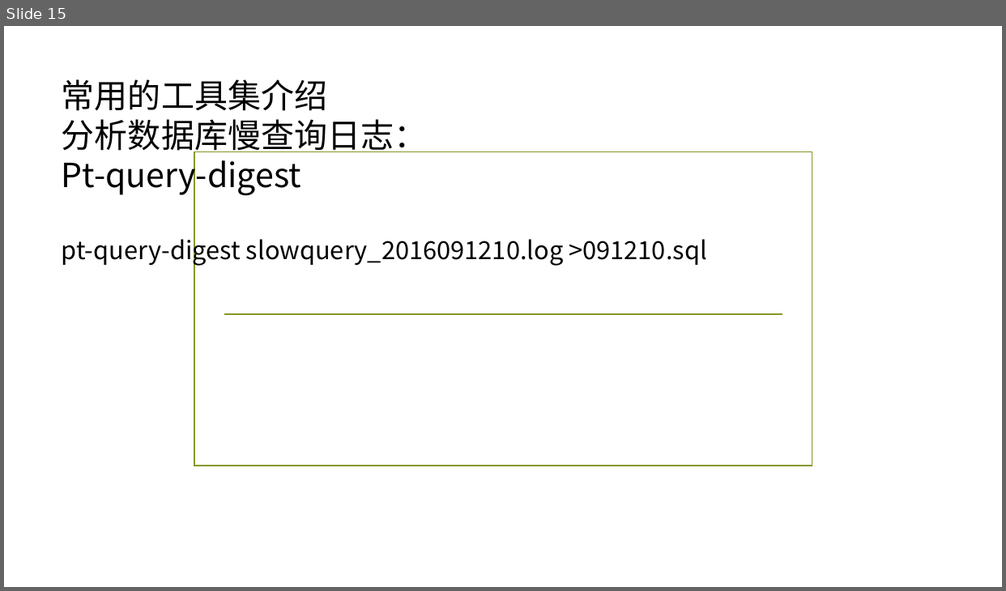
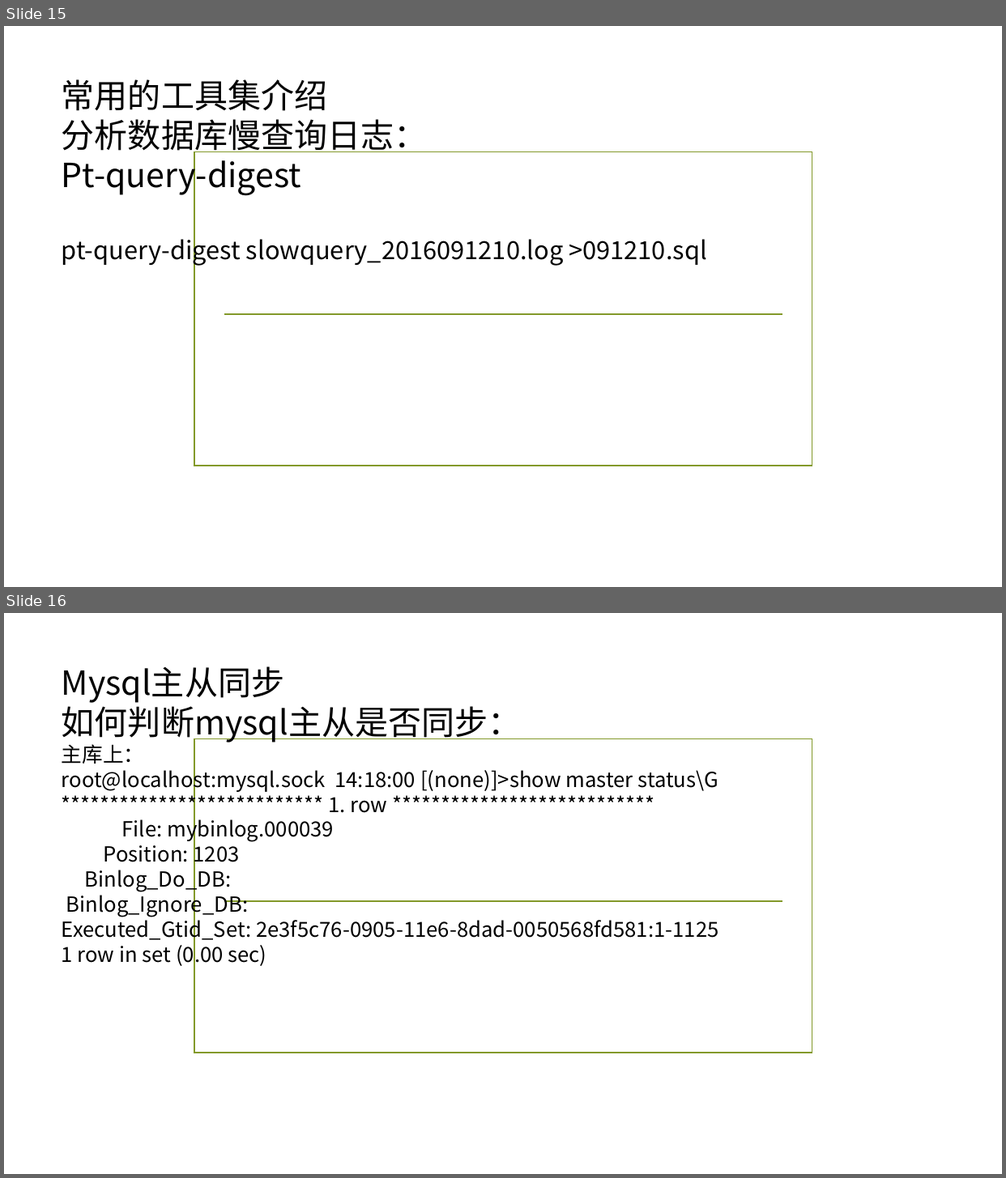
Before and after one commit to ronghuaihai/sharefiles, a slide deck: 数据库演示.pptx. Shown one above the other, each under a label of ours: slide 15 before the commit, slides 15 and 16 after it. The pictures are 1006x591 and 1006x1178 pixels, drawn with LibreOffice and Linux fonts; fonts in the diff are those of the drawing; background and template pictures are left out. Boxes give left, top, right and bottom in pixels: in the first picture for what was removed or moved away, otherwise in the second. Text is boxed around its words. In the diff, an @@ line names an element or a change of style, - is before the commit and + after.

```diff
--- a/数据库演示.pptx
+++ b/数据库演示.pptx
@@ slide 16 added at bbox=[4, 613, 1002, 1174], background picture (left out); not listed: 2 template elements that a slide beside it also shows @@
@@ text added at bbox=[62, 666, 719, 967], 20 pt, text #000000 @@
+Mysql主从同步
+如何判断mysql主从是否同步：
+主库上：
+root@localhost:mysql.sock 14:18:00 [(none)]>show master status\G
+*************************** 1. row ***************************
+File: mybinlog.000039
+Position: 1203
+Binlog_Do_DB:
+Binlog_Ignore_DB:
+Executed_Gtid_Set: 2e3f5c76-0905-11e6-8dad-0050568fd581:1-1125
+1 row in set (0.00 sec)
```
Also in this commit, not shown: 2 other slides added.
